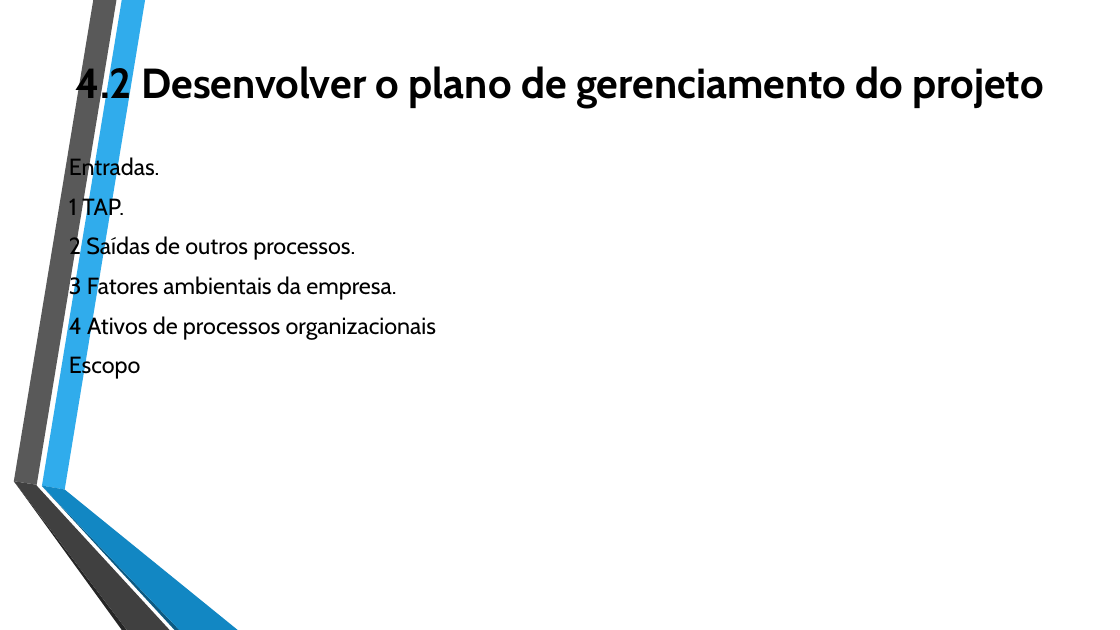
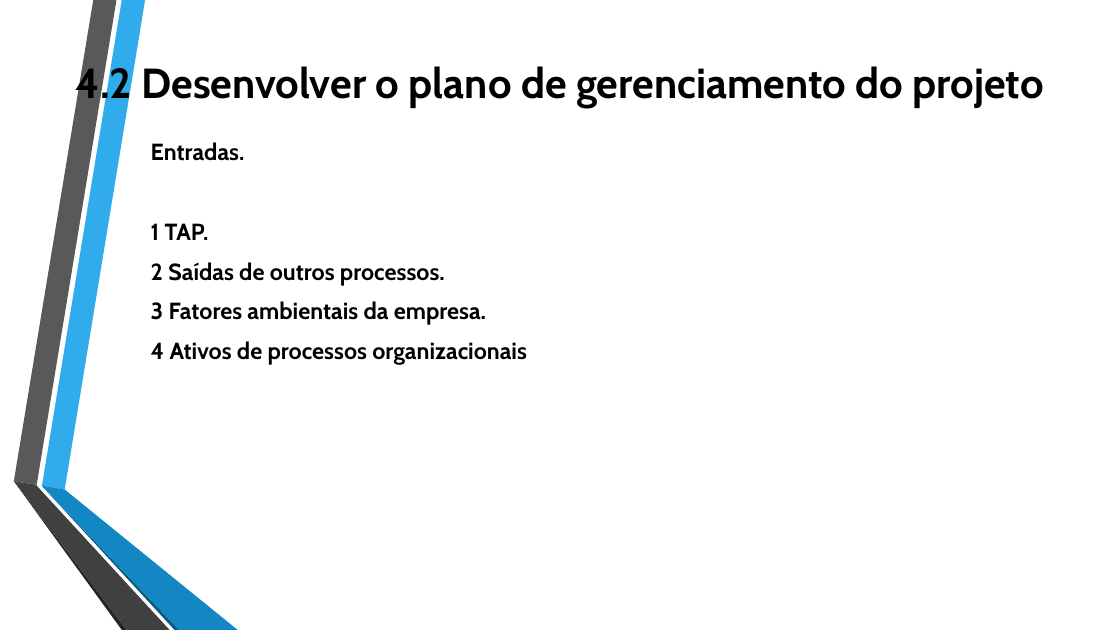
Before and after one commit to jharbes/ADMINISTRACAO-DE-REDES, a slide deck: slide 22 of RELATORIO PROVA P2/relatorio-pmbok-capitulo4-jharbes.pptx. Drawn at 1120x630 pixels with LibreOffice and Linux fonts; fonts in the diff are those of the drawing. Boxes give left, top, right and bottom in pixels: in the first picture for what was removed or moved away, otherwise in the second. Text is boxed around its words. In the diff, an @@ line names an element or a change of style, - is before the commit and + after.

```diff
--- a/RELATORIO PROVA P2/relatorio-pmbok-capitulo4-jharbes.pptx
+++ b/RELATORIO PROVA P2/relatorio-pmbok-capitulo4-jharbes.pptx
@@ text "Entradas.": place and size @@
-text "Entradas." at (69, 155, 437, 379)
+text "Entradas." at (151, 142, 527, 365)
@@ text "Entradas." at (151, 142, 527, 365): bold on @@
@@ text at (69, 353, 141, 379): paragraph removed @@
-Escopo
```
Also in this commit, not shown: 11 other slides changed.
